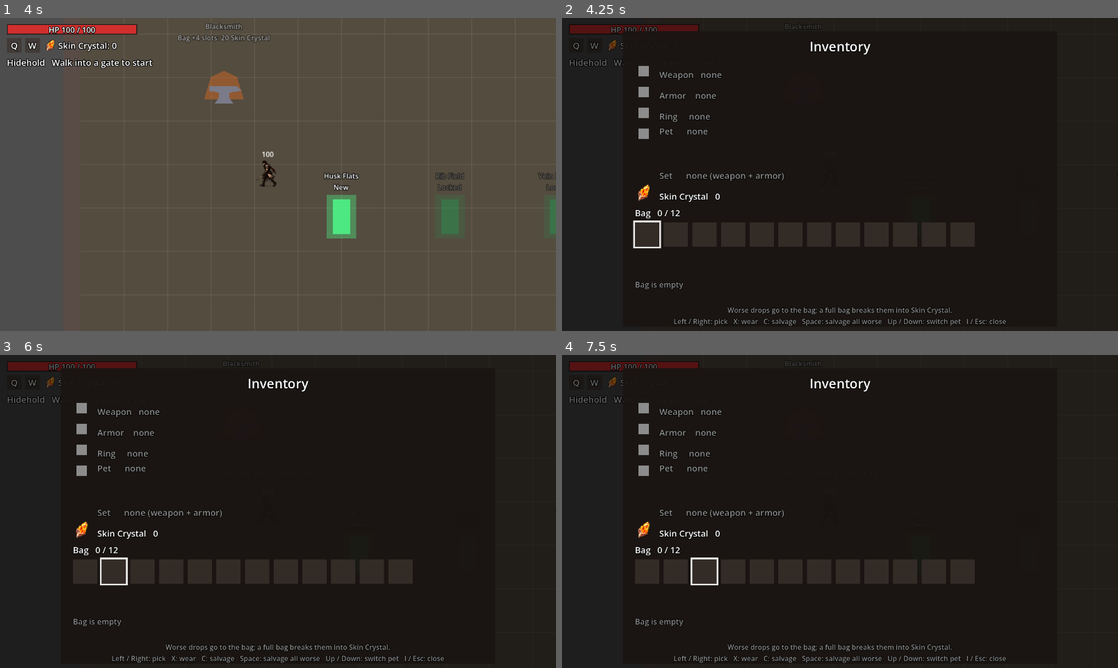
Above: before the commit, frames 1-4 (two rows, left to right).
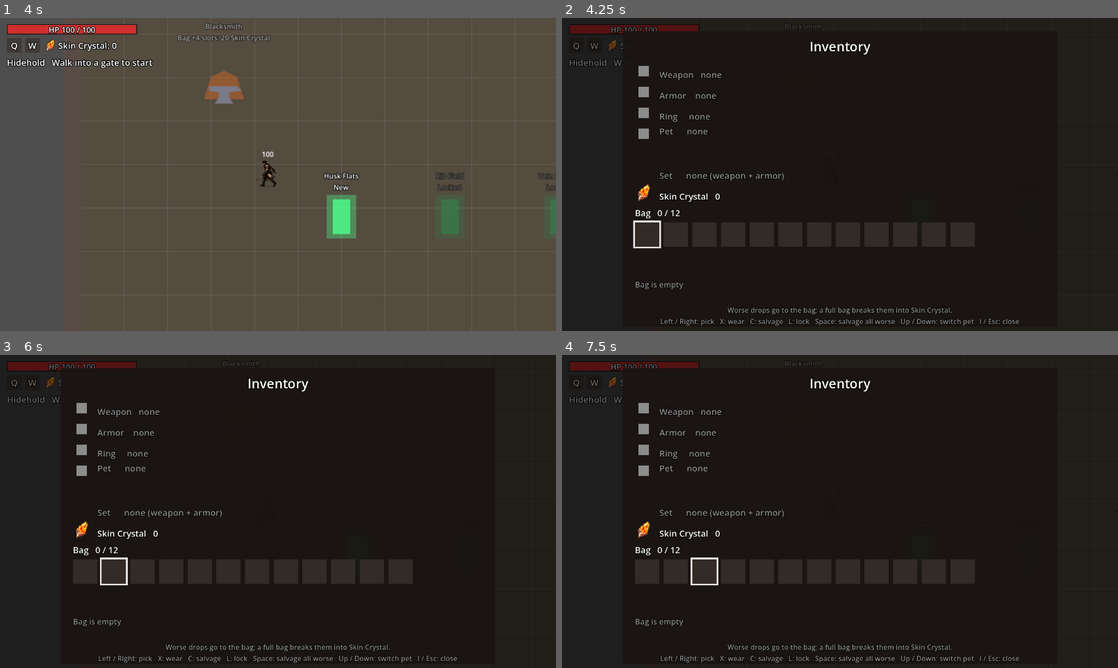
Above: after the commit, the same moments.

Repository: knc219-a11y/second-game
Game: Godot game, scene res://scenes/title.tscn
The game is run twice, just before and just after one commit, with the same random seed, the same clock (stepped at 60 frames per second) and the same inputs.
Inputs:
- Up to frame 1 (4 s): tap Enter (ui_accept) at 0.5, 0.77, 1.52, 3.02, 3.77 s; hold Right (move_right) 0.53-1.28 s; hold X (attack) 0.53-1.28 s; tap C (interact) at 0.8, 1.35, 3.05, 3.6 s; hold Down (move_down) 1.28-2.03 s; tap L (lock, bound only after the commit) at 1.55, 2.1, 3.8 s; hold Right (move_right) 2.03-2.78 s; hold X (attack) 2.03-2.78 s; hold Up (move_up) 2.78-3.53 s; tap X (attack) at 2.85 s; hold Left (move_left) from 3.53 s (still down)
- Up to frame 2 (4.25 s): keep holding Left (move_left); tap I (inventory) at 4.15 s
- Up to frame 3 (6 s): tap Space (roll) at 4.35 s; tap Enter (ui_accept) at 4.52, 5 s; tap X (attack) at 4.55, 5.85 s; release Left (move_left) at 5.03 s; hold Down (move_down) 5.03-5.78 s; tap L (lock, bound only after the commit) at 5.1 s; tap C (interact) at 5.3 s; tap R (restart) at 5.75 s; hold Right (move_right) from 5.78 s (still down)
- Up to frame 4 (7.5 s): tap Enter (ui_accept) at 6.02, 6.5, 6.77 s; tap L (lock, bound only after the commit) at 6.05, 7.35 s; release Right (move_right) at 6.53 s; hold Up (move_up) 6.53-7.28 s; hold X (attack) 6.53-7.28 s; tap C (interact) at 6.6 s; tap R (restart) at 7.25 s; hold Right (move_right) from 7.28 s (still down)

Frame 1 is identical in both runs. In frame 2, 0.6% of the frame differs, in the area x 17-83%, y 96-99%; in frame 3, 0.6%; in frame 4, 0.6%.

Commit message:
Inventory L locks a bag item so C and Space salvage skip it
Co-Authored-By: Claude Opus 5.5 (1M context) <noreply@anthropic.com>
Claude-Session: https://claude.ai/code/session_01ENesGFAJpdphPdFPKSL6K3

Diff:
--- a/project.godot
+++ b/project.godot
@@ -83,3 +83,8 @@
 "events": [Object(InputEventKey,"resource_local_to_scene":false,"resource_name":"","device":-1,"window_id":0,"alt_press …(190 unchanged characters)…
 ]
 }
+lock={
+"deadzone": 0.5,
+"events": [Object(InputEventKey,"resource_local_to_scene":false,"resource_name":"","device":-1,"window_id":0,"alt_pressed":false,"shift_pressed":false,"ctrl_pressed":false,"meta_pressed":false,"pressed":false,"keycode":0,"physical_keycode":76,"key_label":0,"unicode":0,"location":0,"echo":false,"script":null)
+]
+}
--- a/scripts/inventory.gd
+++ b/scripts/inventory.gd
@@ -5,7 +5,8 @@
 # count, then rows of bag slots (player.gd bag: drops no better than what's
 # worn). Left/Right pick a bag item, X wears it (the worn one goes into the bag)
 # and C salvages it into Skin Crystal; Space salvages every bag item no better
-# than what's worn (player.gd salvage_worse_from_bag). Up/Down switches the active pet among the
+# than what's worn (player.gd salvage_worse_from_bag). L locks the picked item so
+# neither salvage takes it (a gold "L" corner on its cell). Up/Down switches the active pet among the
 # kept ones (player.gd owned_pets). I or Esc closes it. Better drops still
 # auto-equip on pickup. Built in code; it keeps running while the tree is
 # paused (process_mode always in test_map.tscn).
@@ -24,10 +25,11 @@
 @export var bag_row_cells: int = 12
 @export var bag_cell_color: Color = Color(0.2, 0.17, 0.15, 1)
 @export var cursor_color: Color = Color(1, 1, 1, 0.9)
+@export var lock_color: Color = Color(1, 0.82, 0.3, 1)
 
 # Slot name -> [icon TextureRect, placeholder ColorRect, Label].
 var rows: Dictionary = {}
-# One per bag slot: [icon TextureRect, placeholder ColorRect, rarity bar ColorRect].
+# One per bag slot: [icon TextureRect, placeholder ColorRect, rarity bar ColorRect, lock Label].
 var cells: Array = []
 var selected: int = 0
 var bag_heading: Label
@@ -108,13 +110,18 @@
 		bar.position = Vector2(0, bag_cell_size - 8)
 		bar.size = Vector2(bag_cell_size, 8)
 		cell.add_child(bar)
-		cells.append([icon, swatch, bar])
+		var lock := _make_label(14)
+		lock.text = "L"
+		lock.add_theme_color_override("font_color", lock_color)
+		lock.position = Vector2(bag_cell_size - 14, -4)
+		cell.add_child(lock)
+		cells.append([icon, swatch, bar, lock])
 	detail = _make_label(18)
 	detail.position = Vector2(28, cell_y + 2 * bag_cell_size + bag_cell_gap + 8)
 	detail.size = Vector2(944, 60)
 	panel.add_child(detail)
 	var hint := _make_label(16)
-	hint.text = "Worse drops go to the bag; a full bag breaks them into Skin Crystal.\nLeft / Right: pick   X: wear   C: salvage   Space: salvage all worse   Up / Down: switch pet   I / Esc: close"
+	hint.text = "Worse drops go to the bag; a full bag breaks them into Skin Crystal.\nLeft / Right: pick   X: wear   C: salvage   L: lock   Space: salvage all worse   Up / Down: switch pet   I / Esc: close"
 	hint.modulate = empty_color
 	hint.position = Vector2(0, 630)
 	hint.size = Vector2(1000, 48)
@@ -139,6 +146,9 @@
 			refresh()
 		elif Input.is_action_just_pressed("interact") and selected < p.bag.size():
 			p.salvage_from_bag(selected)
+			refresh()
+		elif Input.is_action_just_pressed("lock") and selected < p.bag.size():
+			p.toggle_bag_lock(selected)
 			refresh()
 		elif Input.is_action_just_pressed("roll"):
 			p.salvage_worse_from_bag()
@@ -249,10 +259,12 @@
 			cell[1].visible = icon == null
 			cell[2].color = p.rarity_colors[item.rarity]
 			cell[2].visible = true
+			cell[3].visible = item.get("locked", false)
 		else:
 			cell[0].visible = false
 			cell[1].visible = false
 			cell[2].visible = false
+			cell[3].visible = false
 	var first: Control = cells[0][0].get_parent()
 	cursor.position = first.position + _cell_offset(selected) - Vector2(4, 4)
 	if selected >= p.bag.size():
@@ -269,7 +281,10 @@
 	else:
 		text += "   (worn: %s%s)" % [p.gear_text(worn.kind, worn.tier, worn.rarity, worn.value),
 			"  Forge +%d" % worn.forge if worn.forge > 0 else ""]
-	text += "\nX: wear   C: salvage for %d %s" % [p.salvage_amounts[item.rarity], p.material_name]
+	if item.get("locked", false):
+		text += "\nLocked   X: wear   L: unlock"
+	else:
+		text += "\nX: wear   C: salvage for %d %s   L: lock" % [p.salvage_amounts[item.rarity], p.material_name]
 	detail.text = text
 	detail.add_theme_color_override("font_color", p.rarity_colors[item.rarity])
 
--- a/scripts/player.gd
+++ b/scripts/player.gd
@@ -111,6 +111,8 @@
 # what's worn goes into the bag instead of breaking down, so it can be worn or
 # salvaged by hand later. Only once bag_size items are in it do such drops
 # auto-salvage as above. Saved in SAVE_PATH [bag] items (older saves load empty).
+# A bag item can be locked (inventory L, toggle_bag_lock): salvage_from_bag and
+# salvage_worse_from_bag skip it. Saved as the item's "locked" (older saves: unlocked).
 @export var bag_size: int = 12
 # Once nothing worn can be forged, the blacksmith's C buys bag_grow_slots more
 # bag slots for bag_grow_costs[bag_grows] Skin Crystal, once per cost (12 -> 24).
@@ -1281,7 +1283,7 @@
 		salvage(rarity, "Bag full! ")
 		_flash_bag_full()
 		return
-	bag.append({"kind": kind, "tier": tier, "rarity": rarity, "value": value, "forge": 0})
+	bag.append({"kind": kind, "tier": tier, "rarity": rarity, "value": value, "forge": 0, "locked": false})
 	print("Bagged %s (%d/%d)" % [gear_text(kind, tier, rarity, value), bag.size(), bag_size])
 	_save_gear()
 	_spawn_salvage_popup("Bag: %s (%s)" % [gear_text(kind, tier, rarity, value), compare_text(kind, value)],
@@ -1337,6 +1339,8 @@
 	var old := worn_item(item.kind)
 	bag.remove_at(index)
 	if not old.is_empty():
+		# The worn piece takes the slot's lock, so a swap doesn't drop it.
+		old.locked = item.get("locked", false)
 		bag.insert(index, old)
 	# Empty the slot so the equip below always takes the item.
 	match item.kind:
@@ -1388,23 +1392,39 @@
 	return true
 
 
+# Inventory L: locks bag item index against salvage, or unlocks it. Saved.
+func toggle_bag_lock(index: int) -> void:
+	if is_dead or index < 0 or index >= bag.size():
+		return
+	bag[index].locked = not bag[index].get("locked", false)
+	print("%s %s" % ["Locked" if bag[index].locked else "Unlocked",
+		gear_text(bag[index].kind, bag[index].tier, bag[index].rarity, bag[index].value)])
+	_save_gear()
+
+
 # Breaks bag item index down into Skin Crystal (a forged piece's levels are lost).
+# A locked item stays.
 func salvage_from_bag(index: int) -> void:
 	if is_dead or index < 0 or index >= bag.size():
 		return
 	var item: Dictionary = bag[index]
+	if item.get("locked", false):
+		_spawn_salvage_popup("Locked (L to unlock)", rarity_colors[0])
+		return
 	bag.remove_at(index)
 	print("Salvaged %s from the bag" % gear_text(item.kind, item.tier, item.rarity, item.value))
 	salvage(item.rarity)
 
 
 # Bag items no better than what's worn in their slot (their own forge counts);
-# items for an empty slot are kept. What salvage_worse_from_bag would break down.
+# items for an empty slot and locked items are kept. What salvage_worse_from_bag
+# would break down.
 func worse_bag_indices() -> Array[int]:
 	var found: Array[int] = []
 	for i in bag.size():
 		var item: Dictionary = bag[i]
-		if not worn_item(item.kind).is_empty() and gear_diff(item.kind, item.value + item.forge) <= 0:
+		if not item.get("locked", false) and not worn_item(item.kind).is_empty() \
+				and gear_diff(item.kind, item.value + item.forge) <= 0:
 			found.append(i)
 	return found
 
@@ -1608,7 +1628,8 @@
 			"tier": clampi(item.get("tier", 1), 1, weapon_names.size()),
 			"rarity": clampi(item.get("rarity", 0), 0, RARITY_NAMES.size() - 1),
 			"value": maxi(1, item.get("value", 1)),
-			"forge": clampi(item.get("forge", 0), 0, forge_max(item.kind))})
+			"forge": clampi(item.get("forge", 0), 0, forge_max(item.kind)),
+			"locked": item.get("locked", false) == true})
 
 
 # Returns false at full HP (or dead) so the drop stays on the ground.
